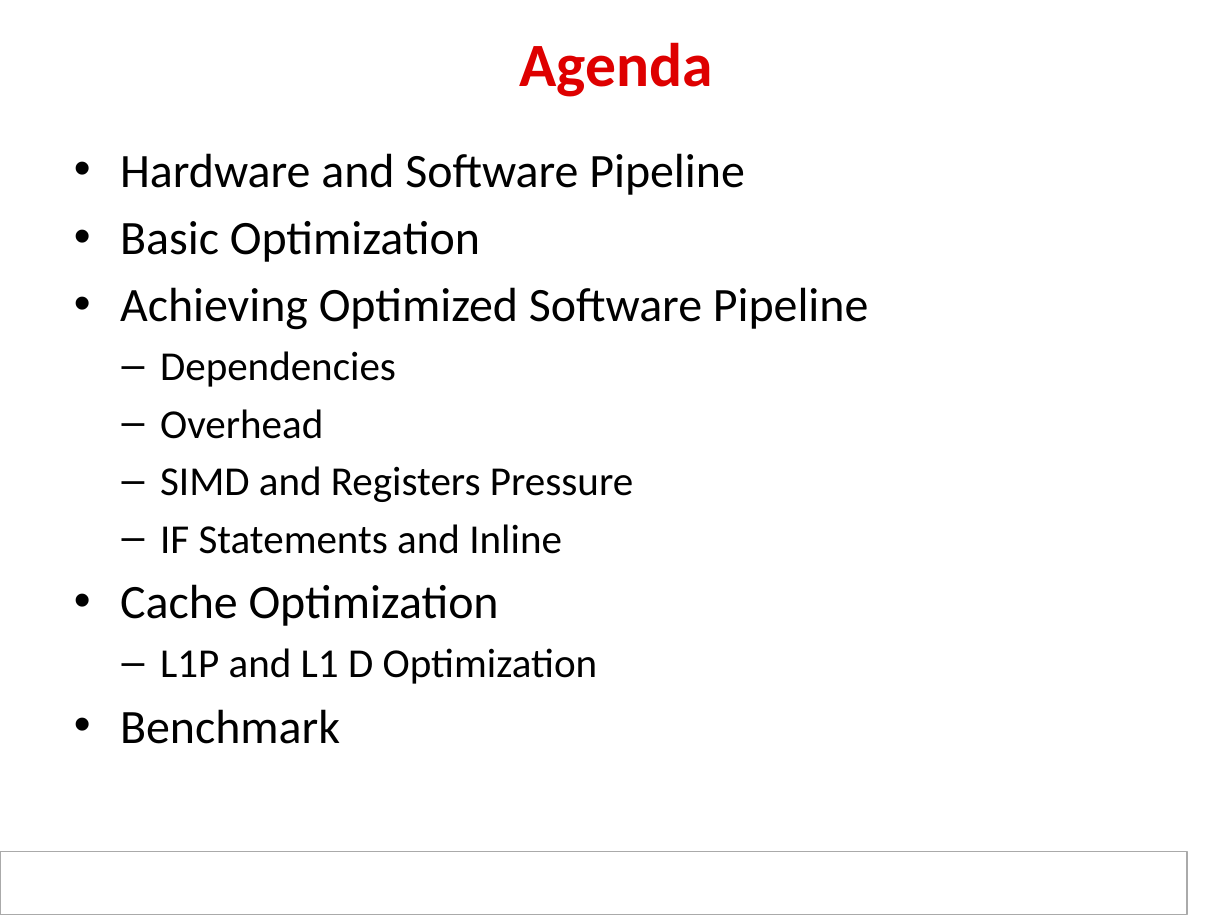
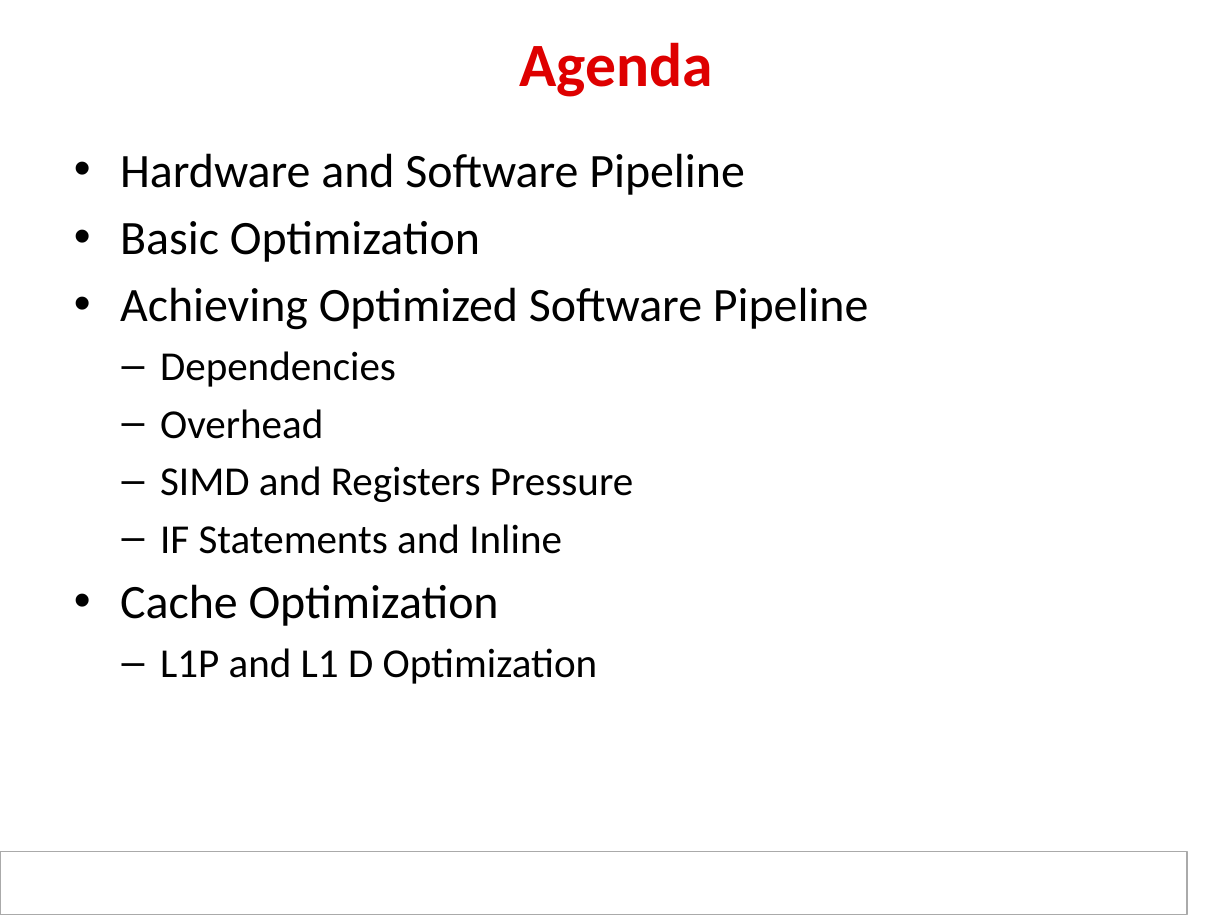
Before and after one commit to hari1989/keystone-workshop, a slide deck: slide 3 of slides/KeyStone Optimization.pptx. Drawn at 1232x924 pixels with LibreOffice and Linux fonts; fonts in the diff are those of the drawing; background and template pictures are left out. Boxes give left, top, right and bottom in pixels: in the first picture for what was removed or moved away, otherwise in the second. Text is boxed around its words. In the diff, an @@ line names an element or a change of style, - is before the commit and + after.

```diff
--- a/slides/KeyStone Optimization.pptx
+++ b/slides/KeyStone Optimization.pptx
@@ text at <box>120,709,340,744</box>: paragraph removed @@
-• Benchmark
```
Also in this commit, not shown: 20 other slides changed, 12 slides added, 6 slides removed, 2 other files.
